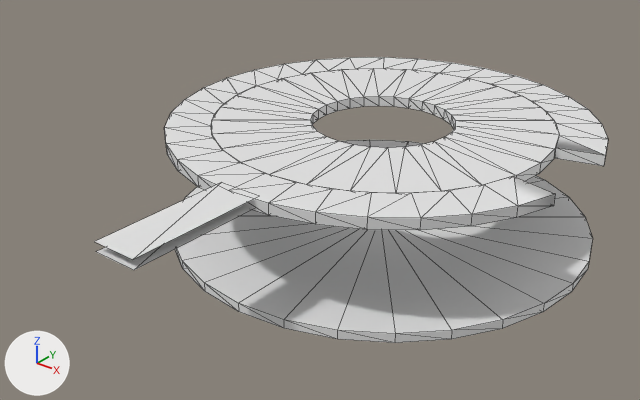
The OBJ model models/areas/crock/dough_0_0.obj: old version first, new version second.
Before and after are seen from a camera (50 mm lens) standing at (26.2, -38.4, 17.5) and looking at (-0.9, -4.5, -3.5). Lighting does not change. The marker at lower left points along +X, +Y and +Z. The older version comes first. Mesh edges are drawn as thin lines. Where no turn or scale is listed for an object, it has been applied to the vertices. Vertices at exactly the same position are counted once.

Objects in the first picture: 'dough_0_0'.
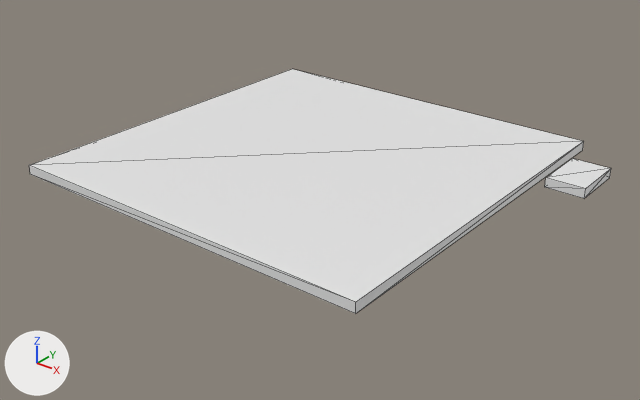
Location of each change, (x1, y1, x2, y2) in pixels of the pictures (640 x 400 px):
'dough_0_0', reshaped (13% wider, 14% shorter)
    before: (94, 57, 608, 343)
    after: (29, 69, 611, 314)
part 1 of me_dough_0_0, added
    after: (29, 69, 584, 314)
part 2 of me_dough_0_0, added
    after: (545, 158, 611, 198)
part 3 of me_dough_0_0, deleted
    before: (175, 140, 593, 343)
part 4 of me_dough_0_0, deleted
    before: (97, 205, 254, 270)
part 5 of me_dough_0_0, deleted
    before: (94, 185, 253, 260)

What changed in the scene script:
```text
Change me_dough_0_0:
    used by ob_dough_0_0; location = (0.0, 0.0, 0.0)
    remove me_dough_0_0.from_pydata(...)  # 327 vertices, 612 faces; spans x -12.0..12.0, y -19.0..12.0, z -6.5..0.0
    add me_dough_0_0.from_pydata(...)  # 16 vertices, 24 faces; spans x -10.0..12.5, y -16.0..4.0, z -0.5..0.0
    me_dough_0_0 part 1: a new loose piece, a box spanning x -10.0..10.0, y -16.0..4.0, z -0.5..0.0
    me_dough_0_0 part 2: a new loose piece, a box spanning x 10.5..12.5, y -1.5..1.5, z -0.5..0.0
    me_dough_0_0 part 3: the loose piece of 85 vertices spanning x -12.0..12.0, y -12.0..12.0, z -6.5..-6.0 is deleted
    me_dough_0_0 part 4: the loose piece of 4 vertices spanning x -1.2..1.2, y -19.0..-11.5, z -0.5 is deleted
    me_dough_0_0 part 5: the loose piece of 4 vertices spanning x -1.2..1.2, y -19.0..-11.5, z 0.0 is deleted
    other edits to the shape of me_dough_0_0 do not show in these pictures
```
